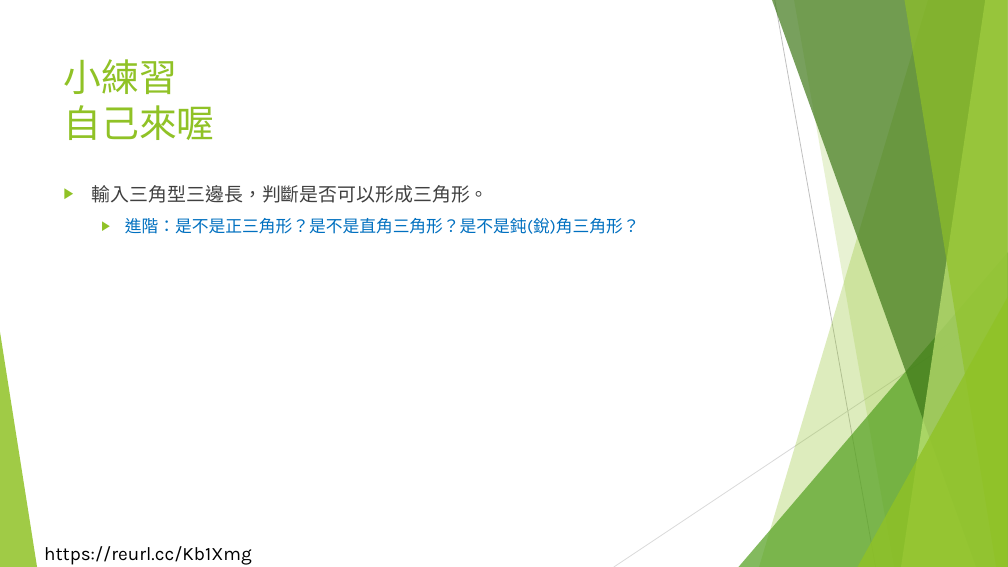
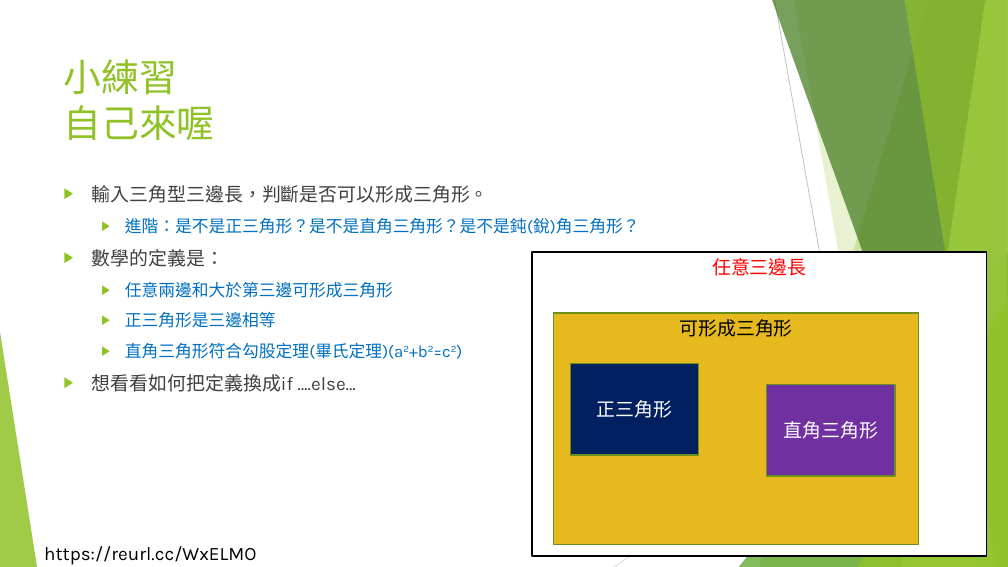
Before and after one commit to liulawsi/My_PPTs, a slide deck: slide 19 of LCC/Java/04_流程控制(分支).pptx (slide 17 before the commit). Drawn at 1008x567 pixels with LibreOffice and Linux fonts; fonts in the diff are those of the drawing; background and template pictures are left out. Boxes give left, top, right and bottom in pixels: in the first picture for what was removed or moved away, otherwise in the second. Text is boxed around its words. In the diff, an @@ line names an element or a change of style, - is before the commit and + after.

```diff
--- a/LCC/Java/04_流程控制(分支).pptx
+++ b/LCC/Java/04_流程控制(分支).pptx
@@ text at (92, 249, 403, 392): paragraphs added @@
+▶ 數學的定義是：
+  ▶ 任意兩邊和大於第三邊可形成三角形
+  ▶ 正三角形是三邊相等
+  ▶ 直角三角形符合勾股定理(畢氏定理)(a2+b2=c2)
+▶ 想看看如何把定義換成if ….else…
@@ rectangle added at (532, 252, 987, 556), fill #FFFFFF, outline #000000 1.5 pt, 18 pt, text #FF0000 @@
+任意三邊長
@@ rectangle added at (554, 313, 919, 544), fill #E6B91E, outline #6B901C 1.5 pt, 18 pt, text #000000 @@
+可形成三角形
@@ rectangle added at (571, 364, 699, 455), fill #002060, outline #6B901C 1.5 pt, 18 pt, text #FFFFFF @@
+正三角形
@@ rectangle added at (767, 385, 895, 476), fill #7030A0, outline #6B901C 1.5 pt, 18 pt, text #FFFFFF @@
+直角三角形
@@ text at (44, 546, 256, 565): text changed @@
-https://reurl.cc/Kb1Xmg
+https://reurl.cc/WxELMO
```
Also in this commit, not shown: 27 other slides changed, 2 slides added, 53 other files.
